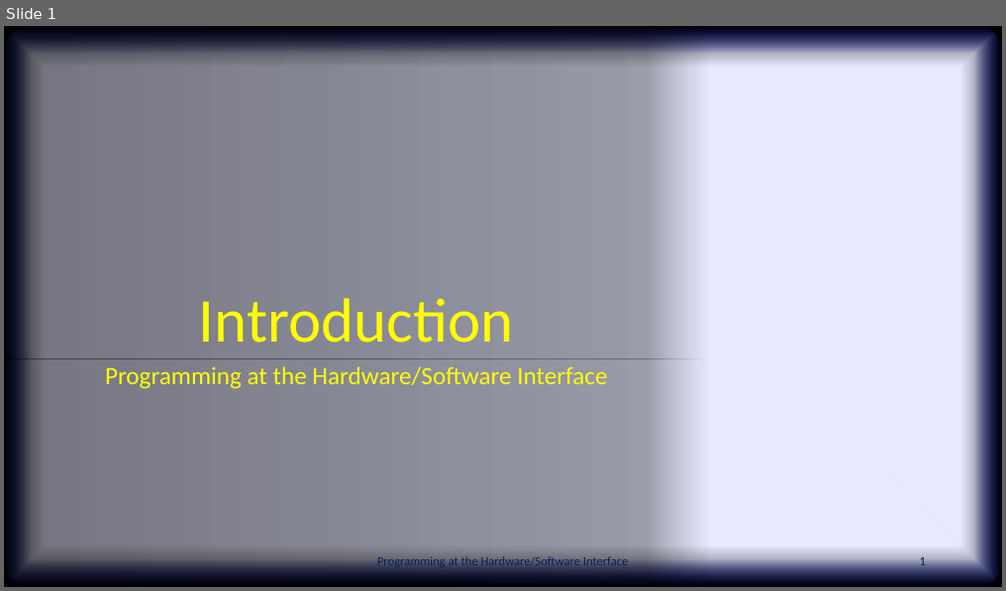
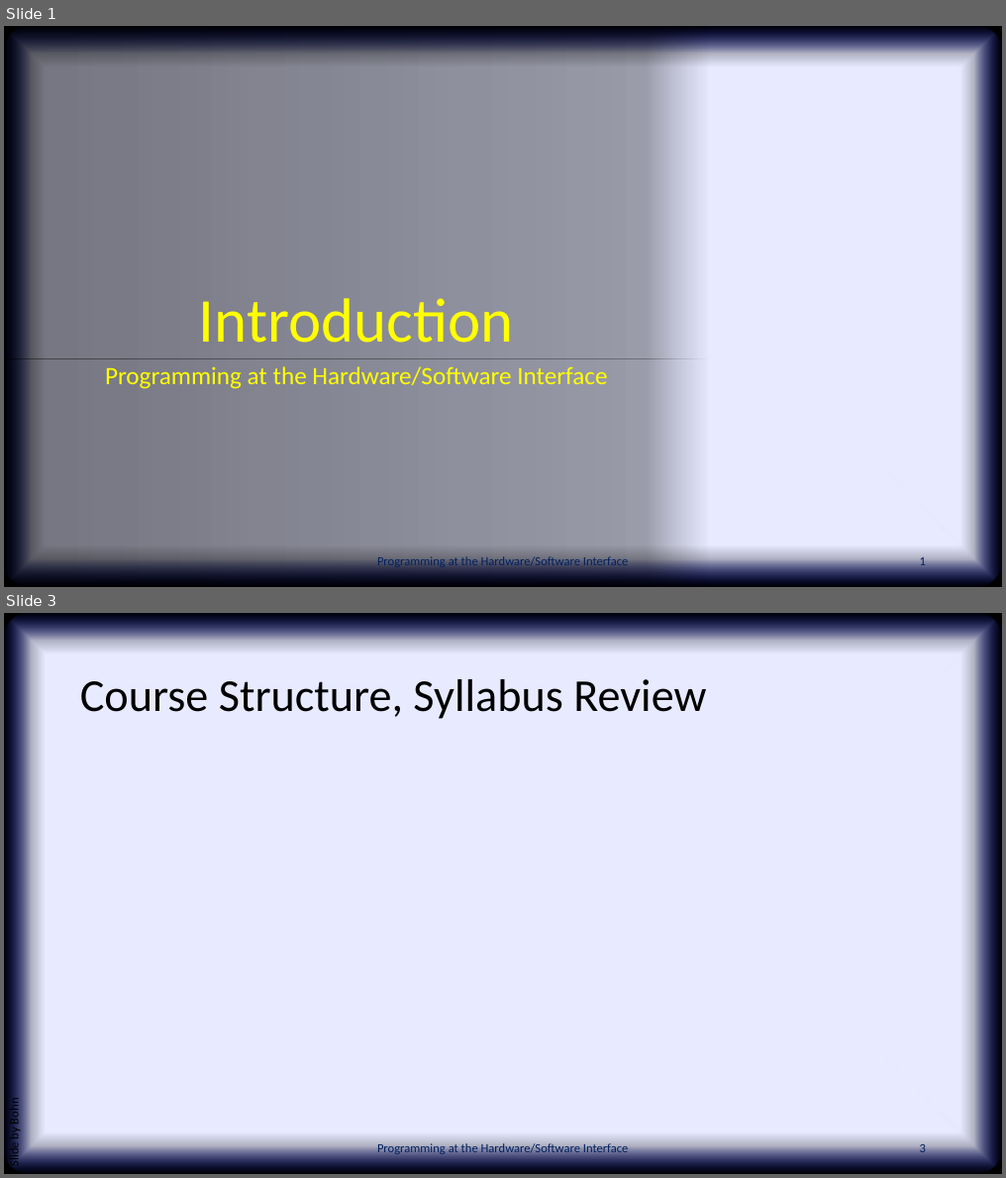
Before and after one commit to PHSI-supplements/slides, a slide deck: chap01.pptx. Shown one above the other, each under a label of ours: slide 1 before the commit, slides 1 and 3 after it; the slides between them are not shown. The pictures are 1006x591 and 1006x1178 pixels, drawn with LibreOffice and Linux fonts; fonts in the diff are those of the drawing; background and template pictures are left out. Boxes give left, top, right and bottom in pixels: in the first picture for what was removed or moved away, otherwise in the second. Text is boxed around its words. In the diff, an @@ line names an element or a change of style, - is before the commit and + after.

```diff
--- a/chap01.pptx
+++ b/chap01.pptx
@@ slide 3 added at bbox=[4, 613, 1002, 1174], background picture (left out); not listed: 2 template elements that a slide beside it also shows @@
@@ title added at bbox=[80, 679, 706, 719], 44 pt, text #000000 @@
+Course Structure, Syllabus Review
@@ text added at bbox=[7, 1100, 22, 1166], 12 pt, text #000000 @@
+Slide by Bohn
@@ text added at bbox=[377, 1143, 629, 1155], 12 pt, text #002060 @@
+Programming at the Hardware/Software Interface
@@ page number added at bbox=[920, 1143, 926, 1153], 12 pt, text #002060 @@
+3
```
Also in this commit, not shown: 1 other slide added, 2 other files.
